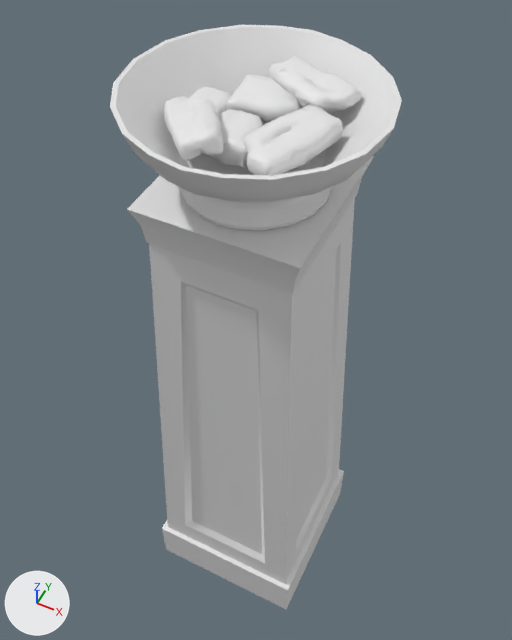
One commit to the FBX model Assets/__MD/Art/3D/Architecture/Entrance/Model/Entrance_01_Modular_Atashgah.fbx: the scene before it, then after it.
Camera for both pictures: a 50 mm camera at (0.478, -0.953, 2.182) aimed at (-0.046, 0.095, 0.872). The lights are fixed; the arrows at lower left show +X, +Y and +Z. The picture after the commit comes second. Where no turn or scale is listed for an object, it has been applied to the vertices.

Objects in the first picture: 'Entrance_01_Modular_Atashgah'.
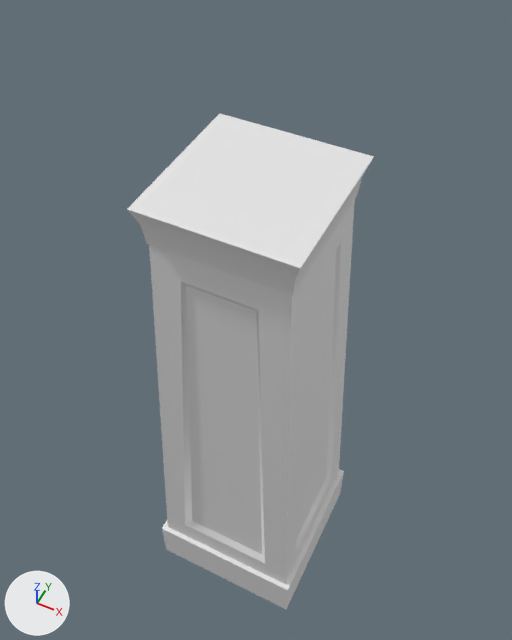
Patch to the scene script:
```diff
--- a/Assets/__MD/Art/3D/Architecture/Entrance/Model/Entrance_01_Modular_Atashgah.fbx.py
+++ b/Assets/__MD/Art/3D/Architecture/Entrance/Model/Entrance_01_Modular_Atashgah.fbx.py
@@ me_egyptian_atrium_9_002 @@
 # used by ob_entrance_01_modular_atashgah; location = (0.0, 0.0, 0.0)
-me_egyptian_atrium_9_002.from_pydata(...)  # 1611 vertices, 2927 faces; spans x -0.24..0.24, y -0.24..0.24, z 0.0..1.56
+me_egyptian_atrium_9_002.from_pydata(...)  # 65 vertices, 57 faces; spans x -0.21..0.21, y -0.22..0.22, z 0.0..1.37
+# me_egyptian_atrium_9_002 part 1: 7 loose pieces with 1550 vertices, spanning x -0.24..0.24, y -0.24..0.24, z 1.38..1.56, are deleted
+# other edits to the shape of me_egyptian_atrium_9_002 do not show in these pictures
 me_egyptian_atrium_9_002.materials.append(mat_trimsheet_05)
```

Boxes [x1, y1, x2, y2] around the edits, measured in the pictures (512 x 640 px):
'Entrance_01_Modular_Atashgah', reshaped (15% narrower, 15% shorter)
    before: [110, 25, 402, 609]
    after: [127, 114, 374, 609]
part 1 of me_egyptian_atrium_9_002, deleted
    before: [110, 25, 402, 230]
